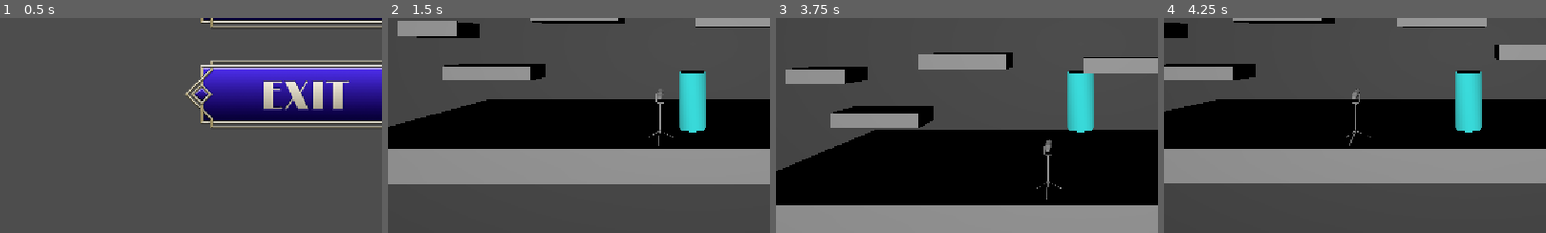
Above: before the commit, frames 1-4 (left to right).
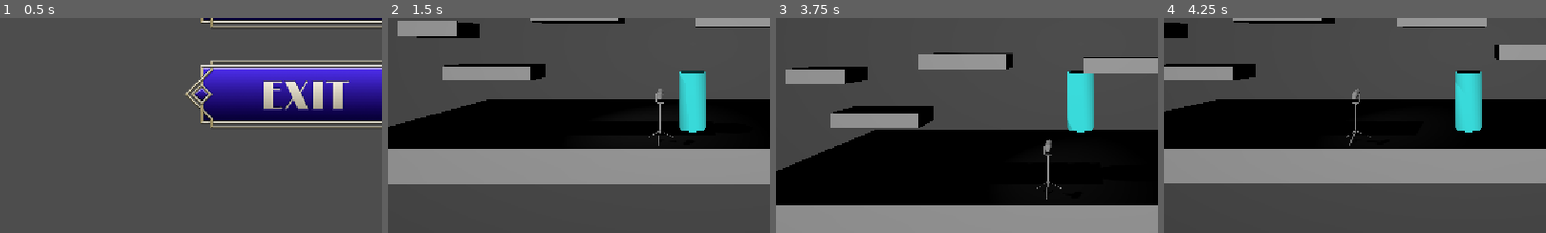
Above: after the commit, the same moments.

Repository: JoesRealAccount/ggj_2026
Game: Godot game, scene res://scenes/main_screen.tscn
Two runs of this game, one before a commit and one after it. Both use one fixed random seed, a clock stepped at 60 frames per second and the inputs below.
Inputs (mouse positions are % of the whole screen's width and height, from its top left):
- Up to frame 1 (0.5 s): no input
- Up to frame 2 (1.5 s): click (50, 38) at 0.5 s; tap Enter (switch_mask) at 1.25 s; hold D (move_right) from 1.28 s (still down); hold Enter (switch_mask) from 1.28 s (still down)
- Up to frame 3 (3.75 s): tap W (jump) at 1.52, 2.27 s; release D (move_right) at 2.03 s; release Enter (switch_mask) at 2.03 s; hold Escape (back_to_menu) 2.03-2.75 s; tap Enter (switch_mask) at 2.1 s; click (50, 38) at 2.75 s; tap Space at 3.5 s; hold D (move_right) from 3.53 s (still down); hold Enter (switch_mask) from 3.53 s (still down)
- Up to frame 4 (4.25 s): keep holding D (move_right); keep holding Enter (switch_mask)
The pictures show only the part of the screen within x 10-60%, y 44-94%; the shares and areas given below are measured in that part.

Frame 1 is identical in both runs. In frame 2, 0.1% of the frame differs, in the area x 70-83%, y 24-37%; in frame 3, 0.4%, in the area x 48-78%, y 16-60%; in frame 4, less than 0.1%.
Error in both runs: Invalid access to property or key 'current_overlay' on a base object of type 'Nil'. (res://mask_manager.gd:7)

Commit message:
Add CharacterSpotLight node and script to main_level scene

Diff:
--- /dev/null
+++ b/scenes/character_spot_light.gd
@@ -0,0 +1,8 @@
+extends SpotLight3D
+
+@export var target: Node3D
+
+
+func _process(_delta: float) -> void:
+	if target:
+		look_at(target.global_transform.origin, Vector3.UP)
--- a/scenes/main_level.tscn
+++ b/scenes/main_level.tscn
@@ -2,6 +2,7 @@
 
 [ext_resource type="Script" uid="uid://q72ak00asrxc" path="res://scenes/main_level.gd" id="1_bq26l"]
 [ext_resource type="PackedScene" uid="uid://dlmoo8dxmcxuu" path="res://prefabs/player.tscn" id="2_qmak7"]
+[ext_resource type="Script" uid="uid://d184r1mnpu2xj" path="res://scenes/character_spot_light.gd" id="3_8ra5a"]
 [ext_resource type="ArrayMesh" uid="uid://c82yeckf02435" path="res://objects/Mic_Test_Expo.obj" id="5_5fr2l"]
 [ext_resource type="Script" uid="uid://7oqt3khexuu5" path="res://mask_manager.gd" id="6_2sb77"]
 
@@ -36,6 +37,14 @@
 
 [node name="Player" parent="." unique_id=449052630 instance=ExtResource("2_qmak7")]
 transform = Transform3D(1, 0, 0, 0, 1, 0, 0, 0, 1, 0, 1.05, 0)
+
+[node name="CharacterSpotLight" type="SpotLight3D" parent="." unique_id=1215779605 node_paths=PackedStringArray("target")]
+transform = Transform3D(1, 0, 0, 0, -4.371139e-08, 1, 0, -1, -4.371139e-08, -6.606348, 10.55814, 0)
+shadow_enabled = true
+spot_range = 15.847955
+spot_angle = 21.528973
+script = ExtResource("3_8ra5a")
+target = NodePath("../Player")
 
 [node name="Floor" type="StaticBody3D" parent="." unique_id=979951912]
 transform = Transform3D(1, 0, 0, 0, 1, 0, 0, 0, 1, 0, -0.5, 0)
Not shown, added: scenes/character_spot_light.gd.uid
